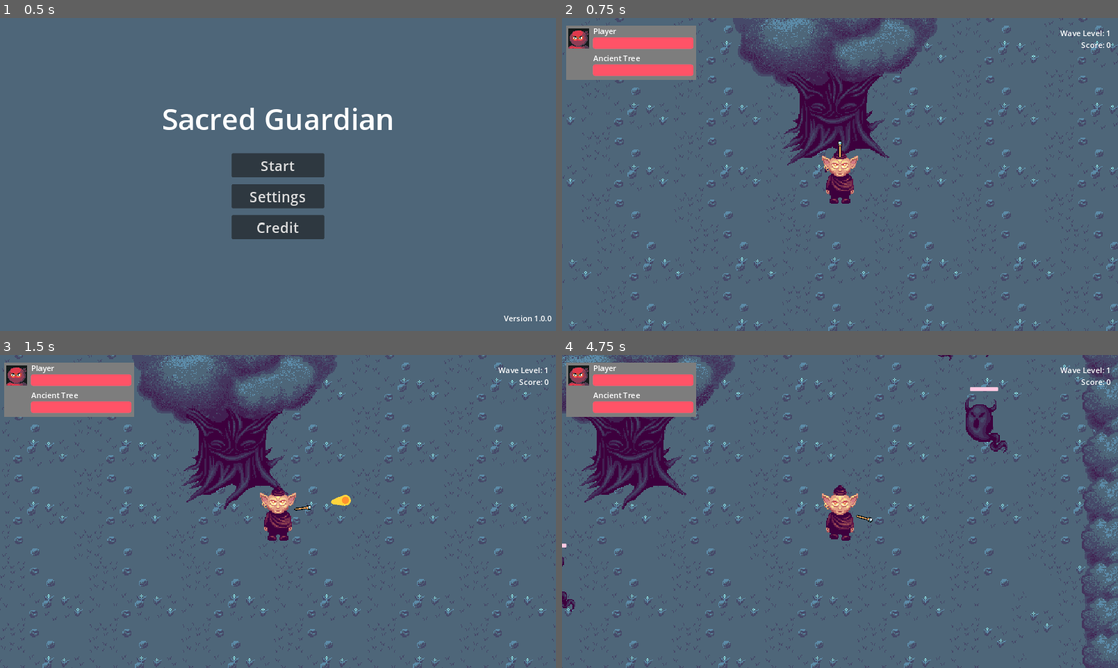
Above: before the commit, frames 1-4 (two rows, left to right).
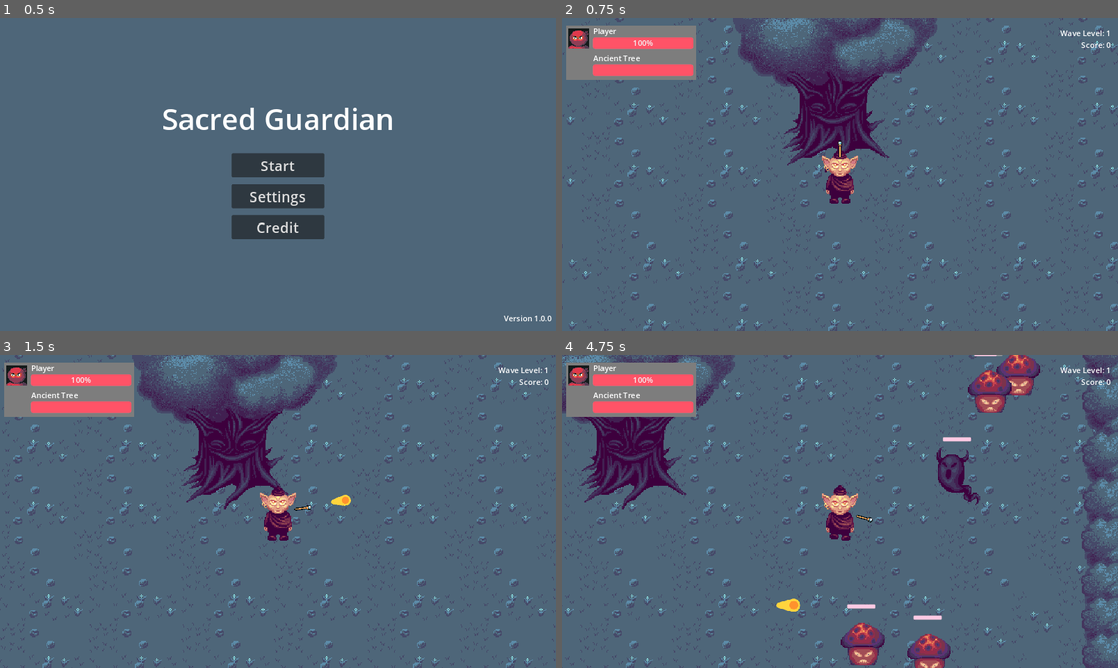
Above: after the commit, the same moments.

Repository: shafiq1rwan/sacred-guardian
Game: Godot game, scene res://games/main_menu.tscn
The game is run twice, just before and just after one commit, with the same random seed, the same clock (stepped at 60 frames per second) and the same inputs. Sound files missing from this copy of the repository are replaced by a short silence.
Inputs (mouse positions are in pixels of both pictures, inside the frame that each line leads up to):
- Up to frame 1 (0.5 s): no input
- Up to frame 2 (0.75 s): click "Start" at 0.5 s
- Up to frame 3 (1.5 s): tap Enter at 1.25 s; move the mouse to (400, 495) at 1.27 s; hold D (right) from 1.28 s (still down); click (400, 495) at 1.35 s
- Up to frame 4 (4.75 s): move the mouse to (728, 527) at 2.02 s; release D (right) at 2.03 s; hold S (down) 2.03-2.78 s; click (728, 527) at 2.1 s; move the mouse to (895, 442) at 2.77 s; hold D (right) 2.78-3.53 s; click (895, 442) at 2.85 s; move the mouse to (812, 574) at 3.52 s; hold W (up) 3.53-4.28 s; click (812, 574) at 3.6 s; move the mouse to (1006, 558) at 4.27 s; hold A (left) from 4.28 s (still down); click (1006, 558) at 4.35 s

Frame 1 is identical in both runs. In frame 2, less than 0.1% of the frame differs, in the area x 12-17%, y 7-9%; in frame 3, less than 0.1%; in frame 4, 4.6%, in the area x 0-86%, y 0-100%.

Commit message:
Add new enemy and update to latest

Diff:
--- /dev/null
+++ b/games/angry_shrom.gd
@@ -0,0 +1,53 @@
+extends CharacterBody2D
+
+#@export var bullet_scene: PackedScene # Drag and drop the Bullet.tscn here
+const bullet_scene = preload("res://games/enemy_bullet.tscn")
+@export var shoot_interval: float = 3.0
+@export var bullet_offset: Vector2 = Vector2(0, 0) # Offset for bullet spawning
+#@onready var ancient_tree = $"../AncientTree"
+
+var player: Node2D
+var time_since_last_shot: float = 0.0
+var HP = 5
+
+func _ready():
+	# Find the player in the scene (make sure the player node is named "Player")
+	player = get_node("/root/Game/Player")
+	$MobHP.value = GameManager.MOB_HP
+
+func _process(delta: float):
+	var direction = global_position.direction_to(player.global_position)
+	velocity = direction * GameManager.SPEED_MOB * delta
+	move_and_slide()
+
+	time_since_last_shot += delta
+
+	if time_since_last_shot >= shoot_interval:
+		shoot_bullet()
+		time_since_last_shot = 0.0
+
+func shoot_bullet():
+	if not player:
+		return
+	# Instance the bullet and set its position and direction
+	var bullet = bullet_scene.instantiate()
+	bullet.position = position + bullet_offset
+	bullet.rotation = rotation
+
+	# Calculate direction towards the player
+	bullet.direction = (player.position - position).normalized()
+
+	# Add the bullet to the scene
+	get_parent().add_child(bullet)
+
+func take_damage():
+	HP -= 1
+	$MobHP.value = HP
+
+	if(HP == 0):
+		$DeathSFX.play()
+
+func _on_death_sfx_finished() -> void:
+	queue_free()
+	GameManager.TOTAL_DEFEATED_MONSTER += 1
+	GameManager.SCORE += 1
--- /dev/null
+++ b/games/angry_shrom.tscn
@@ -0,0 +1,76 @@
+[gd_scene load_steps=11 format=3 uid="uid://cq8meund5si8l"]
+
+[ext_resource type="Script" path="res://games/angry_shrom.gd" id="1_1td8s"]
+[ext_resource type="Texture2D" uid="uid://buu3n4ot1rw5w" path="res://assets/character/mushroom.png" id="1_k58yp"]
+[ext_resource type="AudioStream" uid="uid://m7tnney8dr5h" path="res://assets/sfx/DyingSounds.wav" id="3_uvolq"]
+
+[sub_resource type="AtlasTexture" id="AtlasTexture_tiywr"]
+atlas = ExtResource("1_k58yp")
+region = Rect2(0, 0, 45, 46)
+
+[sub_resource type="AtlasTexture" id="AtlasTexture_j2ri4"]
+atlas = ExtResource("1_k58yp")
+region = Rect2(45, 0, 45, 46)
+
+[sub_resource type="AtlasTexture" id="AtlasTexture_syvvu"]
+atlas = ExtResource("1_k58yp")
+region = Rect2(90, 0, 45, 46)
+
+[sub_resource type="SpriteFrames" id="SpriteFrames_xmjec"]
+animations = [{
+"frames": [{
+"duration": 1.0,
+"texture": SubResource("AtlasTexture_tiywr")
+}, {
+"duration": 1.0,
+"texture": SubResource("AtlasTexture_j2ri4")
+}, {
+"duration": 1.0,
+"texture": SubResource("AtlasTexture_syvvu")
+}],
+"loop": true,
+"name": &"default",
+"speed": 7.0
+}]
+
+[sub_resource type="CircleShape2D" id="CircleShape2D_gjdry"]
+radius = 16.0
+
+[sub_resource type="StyleBoxFlat" id="StyleBoxFlat_41ga4"]
+corner_radius_top_left = 1
+corner_radius_top_right = 1
+corner_radius_bottom_right = 1
+corner_radius_bottom_left = 1
+
+[sub_resource type="StyleBoxFlat" id="StyleBoxFlat_dvtlh"]
+bg_color = Color(1, 0.791675, 0.894215, 1)
+corner_radius_top_left = 1
+corner_radius_top_right = 1
+corner_radius_bottom_right = 1
+corner_radius_bottom_left = 1
+
+[node name="AngryShrom" type="CharacterBody2D"]
+script = ExtResource("1_1td8s")
+
+[node name="AnimatedSprite2D" type="AnimatedSprite2D" parent="."]
+sprite_frames = SubResource("SpriteFrames_xmjec")
+frame_progress = 0.931518
+
+[node name="CollisionShape2D" type="CollisionShape2D" parent="."]
+position = Vector2(0, 8)
+shape = SubResource("CircleShape2D_gjdry")
+
+[node name="DeathSFX" type="AudioStreamPlayer" parent="."]
+stream = ExtResource("3_uvolq")
+
+[node name="MobHP" type="ProgressBar" parent="."]
+offset_left = -16.0
+offset_top = -40.0
+offset_right = 13.0
+offset_bottom = -36.0
+theme_override_styles/background = SubResource("StyleBoxFlat_41ga4")
+theme_override_styles/fill = SubResource("StyleBoxFlat_dvtlh")
+max_value = 5.0
+show_percentage = false
+
+[connection signal="finished" from="DeathSFX" to="." method="_on_death_sfx_finished"]
--- /dev/null
+++ b/games/enemy_bullet.gd
@@ -0,0 +1,19 @@
+extends Area2D
+
+@export var speed: float = 400.0
+var direction: Vector2
+
+func _ready():
+	# Set the bullet to move in the direction it is facing
+	direction = direction.normalized()
+
+func _process(delta: float):
+	# Move the bullet in the specified direction
+	position += direction * speed * delta
+
+func _on_body_entered(body: Node2D) -> void:
+	if body.name == "Player":
+		queue_free()
+
+	if body.has_method("take_damage_from_enemies"):
+		body.take_damage_from_enemies()
--- /dev/null
+++ b/games/enemy_bullet.tscn
@@ -0,0 +1,21 @@
+[gd_scene load_steps=4 format=3 uid="uid://b21d2814vvb14"]
+
+[ext_resource type="Script" path="res://games/enemy_bullet.gd" id="1_8mbs8"]
+[ext_resource type="Texture2D" uid="uid://doew0ttsyqlei" path="res://assets/temporary/projectile.png" id="2_nyi3x"]
+
+[sub_resource type="CircleShape2D" id="CircleShape2D_2h8or"]
+radius = 4.12311
+
+[node name="EnemyBullet" type="Area2D"]
+script = ExtResource("1_8mbs8")
+speed = 600.0
+
+[node name="Sprite2D" type="Sprite2D" parent="."]
+scale = Vector2(0.5, 0.5)
+texture = ExtResource("2_nyi3x")
+
+[node name="CollisionShape2D" type="CollisionShape2D" parent="."]
+position = Vector2(6, 0)
+shape = SubResource("CircleShape2D_2h8or")
+
+[connection signal="body_entered" from="." to="." method="_on_body_entered"]
--- a/games/game.gd
+++ b/games/game.gd
@@ -2,6 +2,11 @@
 @onready var pause_menu = %PauseMenu
 @onready var wave_label = $Player/HUD/WaveLabel
 @onready var score_label = $Player/HUD/ScoreLabel
+
+@export var enemy_scenes: Array = [preload("res://games/angry_shrom.tscn"), preload("res://games/skull_blue.tscn")]
+
+func _ready() -> void:
+	randomize() # Ensures more random results from randi()
 
 func _on_backto_lobby_pressed():
 	get_tree().change_scene_to_file("res://games/lobby.tscn")
@@ -15,13 +20,18 @@
 	wave_label.text = "Wave Level: " + str(GameManager.CURRENT_WAVE_LEVEL)
 	score_label.text = "Score: " + str(GameManager.SCORE)
 
+	if GameManager.HP_PLAYER == 0:
+		Engine.time_scale = 0
+		%GameOver.visible = true
+
 func _on_resume_button_pressed():
 	pause_menu.visible = false
 	Engine.time_scale = 1
 	GameManager.IS_PAUSED = false
 
 func _on_lobby_button_pressed():
-	get_tree().change_scene_to_file("res://games/lobby.tscn")
+	%GameOver.visible = false
+	get_tree().change_scene_to_file("res://games/main_menu.tscn")
 
 func _on_timer_timeout():
 	if GameManager.TOTAL_MOB_ONSTAGE <= GameManager.TOTAL_MINIMUM_MOB:
@@ -34,8 +44,13 @@
 		GameManager.TOTAL_MINIMUM_MOB += 2
 
 func spawnMob():
-	var spawnMOB = preload("res://games/skull_blue.tscn").instantiate()
+	# Select a random enemy from the array
+	var random_index = randi() % enemy_scenes.size()
+	var enemy_scene = enemy_scenes[random_index]
+
+	# Instance the selected enemy
+	var enemy_instance = enemy_scene.instantiate()
 	%PathFollow2D.progress_ratio = randf()
-	spawnMOB.global_position = %PathFollow2D.global_position
-	add_child(spawnMOB)
+	enemy_instance.global_position = %PathFollow2D.global_position
+	add_child(enemy_instance)
 	GameManager.TOTAL_MOB_ONSTAGE += 1
--- a/games/game.tscn
+++ b/games/game.tscn
@@ -9,6 +9,7 @@
 [ext_resource type="Texture2D" uid="uid://8gblqj7wqc6o" path="res://assets/particle/Rain.png" id="7_pdfsc"]
 [ext_resource type="Texture2D" uid="uid://cl5ueiertgi8q" path="res://assets/character/trees.png" id="8_xuh0e"]
 [ext_resource type="Texture2D" uid="uid://yw553r6oh8ss" path="res://assets/character/stone-2.png" id="9_iw445"]
+[ext_resource type="Texture2D" uid="uid://bfyhys6qj11mu" path="res://assets/character/stone.png" id="10_3v4pg"]
 
 [sub_resource type="TileSetAtlasSource" id="TileSetAtlasSource_2f60a"]
 texture = ExtResource("2_mg1i3")
@@ -442,9 +443,9 @@
 
 [sub_resource type="Curve2D" id="Curve2D_d6ash"]
 _data = {
-"points": PackedVector2Array(0, 0, 0, 0, 152.07, 96, 0, 0, 0, 0, 846.609, 96, 0, 0, 0, 0, 846.609, 336, 0, 0, 0, 0, 846.609, 552, 0, 0, 0, 0, 152.07, 552, 0, 0, 0, 0, 152.07, 320, 0, 0, 0, 0, 152.07, 96)
+"points": PackedVector2Array(0, 0, 0, 0, 118.678, 72, 0, 0, 0, 0, 485.981, 72, 0, 0, 0, 0, 846.606, 72, 0, 0, 0, 0, 846.609, 336, 0, 0, 0, 0, 846.606, 584, 0, 0, 0, 0, 499.338, 584, 0, 0, 0, 0, 118.678, 584, 0, 0, 0, 0, 118.678, 584, 0, 0, 0, 0, 118.678, 328, 0, 0, 0, 0, 118.678, 72)
 }
-point_count = 7
+point_count = 10
 
 [sub_resource type="ParticleProcessMaterial" id="ParticleProcessMaterial_8c81j"]
 particle_flag_disable_z = true
@@ -523,6 +524,48 @@
 theme_override_font_sizes/font_size = 30
 text = "Lobby"
 
+[node name="GameOver" type="CanvasLayer" parent="."]
+unique_name_in_owner = true
+visible = false
+
+[node name="ColorRect" type="ColorRect" parent="GameOver"]
+anchors_preset = 15
+anchor_right = 1.0
+anchor_bottom = 1.0
+grow_horizontal = 2
+grow_vertical = 2
+color = Color(0.377919, 0.377919, 0.377919, 0.568627)
+
+[node name="GameOverLabel" type="Label" parent="GameOver"]
+anchors_preset = 8
+anchor_left = 0.5
+anchor_top = 0.5
+anchor_right = 0.5
+anchor_bottom = 0.5
+offset_left = -105.5
+offset_top = -164.0
+offset_right = 105.5
+offset_bottom = -81.0
+grow_horizontal = 2
+grow_vertical = 2
+theme_override_font_sizes/font_size = 60
+text = "Game Over"
+
+[node name="LobbyButton" type="Button" parent="GameOver"]
+anchors_preset = 8
+anchor_left = 0.5
+anchor_top = 0.5
+anchor_right = 0.5
+anchor_bottom = 0.5
+offset_left = -88.0
+offset_top = -5.0
+offset_right = 88.0
+offset_bottom = 45.0
+grow_horizontal = 2
+grow_vertical = 2
+theme_override_font_sizes/font_size = 30
+text = "Lobby"
+
 [node name="Player" parent="." instance=ExtResource("2_7mv5o")]
 position = Vector2(573, 398)
 
@@ -564,7 +607,7 @@
 
 [node name="PathFollow2D" type="PathFollow2D" parent="RandomSpawn"]
 unique_name_in_owner = true
-position = Vector2(152.07, 96)
+position = Vector2(118.678, 72)
 
 [node name="Timer" type="Timer" parent="."]
 wait_time = 0.3
@@ -898,38 +941,84 @@
 
 [node name="Stone" type="Node2D" parent="."]
 
-[node name="Stone-2" type="Sprite2D" parent="."]
+[node name="Stone-2" type="Sprite2D" parent="Stone"]
 z_index = 100
 position = Vector2(319, 18)
 texture = ExtResource("9_iw445")
 
-[node name="Stone-3" type="Sprite2D" parent="."]
+[node name="Stone-3" type="Sprite2D" parent="Stone"]
 z_index = 100
 position = Vector2(420, 16)
 texture = ExtResource("9_iw445")
 
-[node name="Stone-4" type="Sprite2D" parent="."]
+[node name="Stone-4" type="Sprite2D" parent="Stone"]
 z_index = 100
 position = Vector2(538, 19)
 texture = ExtResource("9_iw445")
 
-[node name="Stone-5" type="Sprite2D" parent="."]
+[node name="Stone-5" type="Sprite2D" parent="Stone"]
 z_index = 100
 position = Vector2(687, 18)
 texture = ExtResource("9_iw445")
 
-[node name="Stone-6" type="Sprite2D" parent="."]
+[node name="Stone-6" type="Sprite2D" parent="Stone"]
 z_index = 100
 position = Vector2(857, 17)
 texture = ExtResource("9_iw445")
 
-[node name="Stone-7" type="Sprite2D" parent="."]
+[node name="Stone-7" type="Sprite2D" parent="Stone"]
 z_index = 100
 position = Vector2(969, 17)
 texture = ExtResource("9_iw445")
+
+[node name="Stone-8" type="Sprite2D" parent="Stone"]
+z_index = 100
+position = Vector2(210, 716)
+texture = ExtResource("9_iw445")
+
+[node name="Stone-9" type="Sprite2D" parent="Stone"]
+z_index = 100
+position = Vector2(311, 714)
+texture = ExtResource("9_iw445")
+
+[node name="Stone-10" type="Sprite2D" parent="Stone"]
+z_index = 100
+position = Vector2(429, 717)
+texture = ExtResource("9_iw445")
+
+[node name="Stone-11" type="Sprite2D" parent="Stone"]
+z_index = 100
+position = Vector2(578, 716)
+texture = ExtResource("9_iw445")
+
+[node name="Stone-12" type="Sprite2D" parent="Stone"]
+z_index = 100
+position = Vector2(748, 715)
+texture = ExtResource("9_iw445")
+
+[node name="Stone-13" type="Sprite2D" parent="Stone"]
+z_index = 100
+position = Vector2(860, 715)
+texture = ExtResource("9_iw445")
+
+[node name="Stone2" type="Sprite2D" parent="Stone"]
+z_index = 200
+position = Vector2(1040, 680)
+texture = ExtResource("10_3v4pg")
+
+[node name="Stone3" type="Sprite2D" parent="Stone"]
+z_index = 200
+position = Vector2(72, 696)
+texture = ExtResource("10_3v4pg")
+
+[node name="Stone4" type="Sprite2D" parent="Stone"]
+z_index = 200
+position = Vector2(776, 16)
+texture = ExtResource("10_3v4pg")
 
 [connection signal="pressed" from="PauseMenu/ResumeButton" to="." method="_on_resume_button_pressed"]
 [connection signal="pressed" from="PauseMenu/LobbyButton" to="." method="_on_lobby_button_pressed"]
+[connection signal="pressed" from="GameOver/LobbyButton" to="." method="_on_lobby_button_pressed"]
 [connection signal="timeout" from="Timer" to="." method="_on_timer_timeout"]
 
 [editable path="Player"]
--- a/games/game_manager.gd
+++ b/games/game_manager.gd
@@ -15,3 +15,4 @@
 var SPEED_MOB = 2000
 var SCORE = 0
 var ANCIENTTREE_HP = 100.0
+var MOB_HP = 5
--- a/games/player.gd
+++ b/games/player.gd
@@ -1,11 +1,8 @@
 extends CharacterBody2D
-@onready var player_hp: ProgressBar = $HUD/PlayerHP
-@onready var ancient_tree_hp: ProgressBar = $HUD/AncientTreeHP
-
 
 func _ready() -> void:
-	player_hp.value = GameManager.HP_PLAYER
-	ancient_tree_hp.value = GameManager.ANCIENTTREE_HP
+	%PlayerHP.value = GameManager.HP_PLAYER
+	%AncientTreeHP.value = GameManager.ANCIENTTREE_HP
 
 func _physics_process(_delta):
 	var direction = Input.get_vector("left","right","up","down")
@@ -17,3 +14,7 @@
 		$AnimatedSprite2D.play("walk")
 	else:
 		$AnimatedSprite2D.play("idle")
+
+func take_damage_from_enemies():
+	GameManager.HP_PLAYER -= 2
+	%PlayerHP.value = GameManager.HP_PLAYER
--- a/games/player.tscn
+++ b/games/player.tscn
@@ -102,25 +102,22 @@
 texture = ExtResource("5_1mjcd")
 
 [node name="PlayerHP" type="ProgressBar" parent="HUD"]
+unique_name_in_owner = true
 offset_left = 64.0
 offset_top = 40.0
 offset_right = 272.0
 offset_bottom = 64.0
 theme_override_styles/background = SubResource("StyleBoxFlat_mp6o6")
 theme_override_styles/fill = SubResource("StyleBoxFlat_upj4k")
-min_value = 100.0
-value = 100.0
-show_percentage = false
 
 [node name="AncientTreeHP" type="ProgressBar" parent="HUD"]
+unique_name_in_owner = true
 offset_left = 64.0
 offset_top = 96.0
 offset_right = 272.0
 offset_bottom = 120.0
 theme_override_styles/background = SubResource("StyleBoxFlat_mp6o6")
 theme_override_styles/fill = SubResource("StyleBoxFlat_upj4k")
-min_value = 100.0
-value = 100.0
 show_percentage = false
 
 [node name="HPLabel" type="Label" parent="HUD"]
--- a/games/skull_blue.gd
+++ b/games/skull_blue.gd
@@ -4,13 +4,10 @@
 @onready var hp_skull_blue = $HPSkullBlue
 @onready var death_sfx = $DeathSFX
 
-signal mob_dead
-
 var HP = 5
 
 func _ready():
 	hp_skull_blue.value = HP
-
 
 func _physics_process(delta):
 	var direction = global_position.direction_to(ancient_tree.global_position)
Not shown, removed: assets/sfx/DyingSound.wav.import
Not shown: 1 places in games/game.tscn that only renumber resources
Not shown, removed: assets/sfx/DyingSound.wav
Not shown, changed: docs/index.html
Not shown, changed: docs/index.pck
